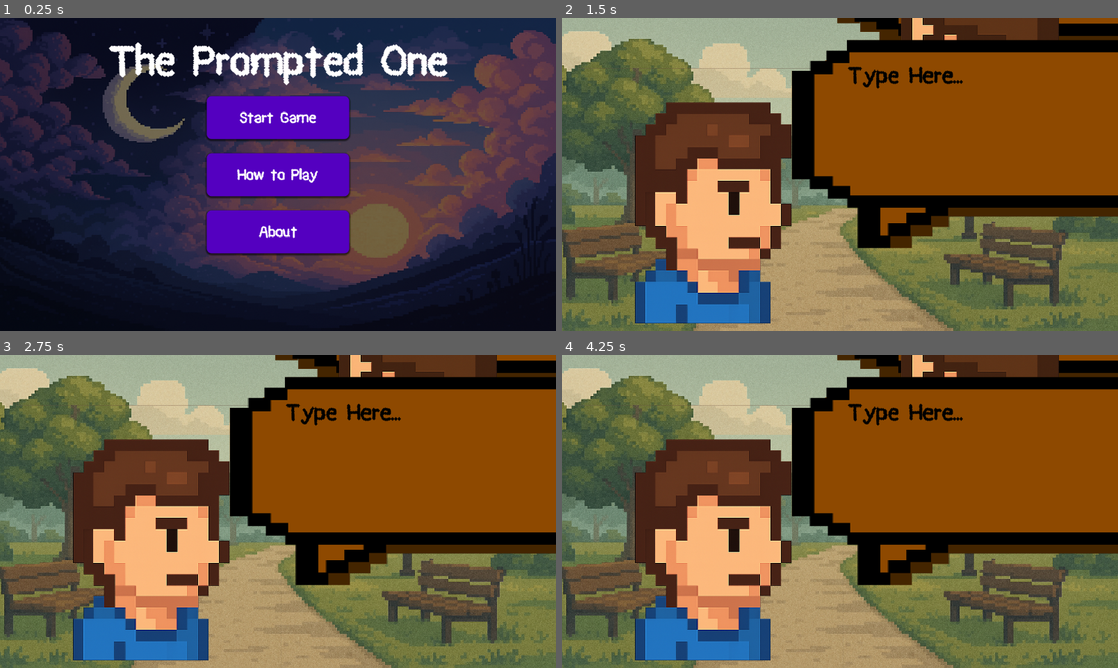
Above: before the commit, frames 1-4 (two rows, left to right).
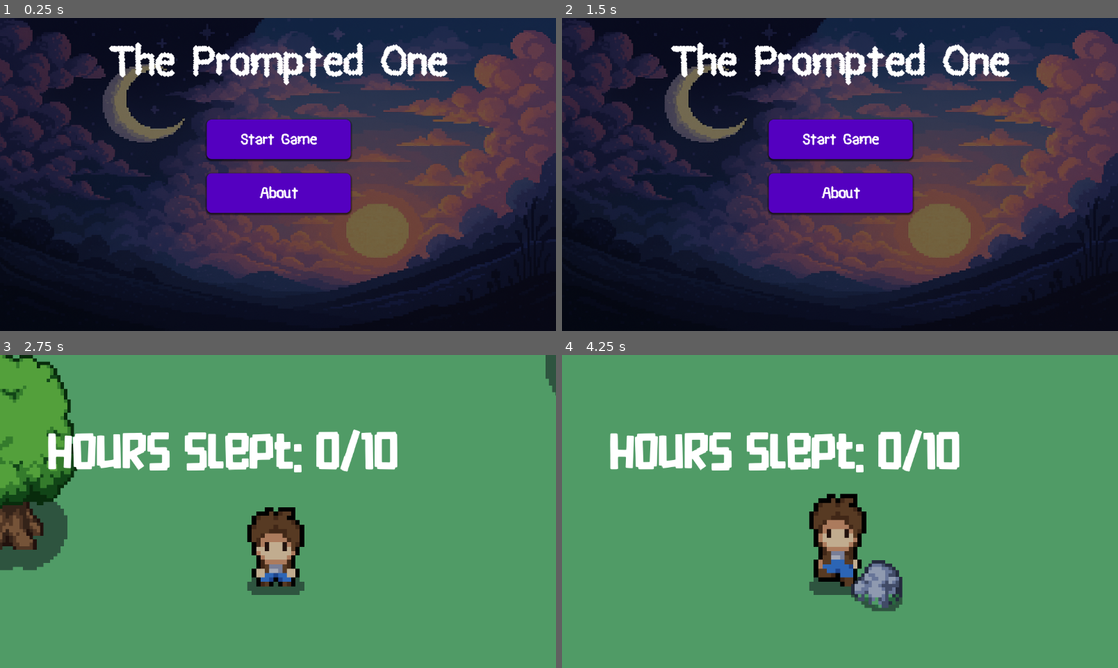
Above: after the commit, the same moments.

Repository: lucas-tremaroli/nordic-gamejam
Game: Godot game, scene res://scenes/main_menu.tscn
Same seed, same stepped clock (60 frames per second), same inputs: the game is played once before the commit and once after it.
Inputs (mouse positions are in pixels of both pictures, inside the frame that each line leads up to):
- Up to frame 1 (0.25 s): no input
- Up to frame 2 (1.5 s): click (840, 174) at 0.5 s, where only the run before the commit has a clickable "How to Play"; click (862, 249) at 1.25 s, where only the run after the commit has a clickable "Back"
- Up to frame 3 (2.75 s): click (278, 477) at 2 s, where only the run after the commit has a clickable "Start Game"
- Up to frame 4 (4.25 s): hold Right (ui_right) 2.78-3.53 s; tap E (Attack) at 2.85, 3.6 s; hold Down (ui_down) from 3.53 s (still down)

The runs differ from the first frame. In frame 1, 9.8% of the frame differs, in the area x 37-64%, y 24-76%; in frame 2, 99%; in frame 3, 100%; in frame 4, 100%, in the area x 0-100%, y 0-100%.

Commit message:
remove how to play

Diff:
--- a/scenes/main_menu.tscn
+++ b/scenes/main_menu.tscn
@@ -64,9 +64,9 @@
 anchor_right = 0.5
 anchor_bottom = 0.5
 offset_left = -146.0
-offset_top = -161.0
-offset_right = 146.0
-offset_bottom = 161.0
+offset_top = -113.0
+offset_right = 149.0
+offset_bottom = 78.0
 grow_horizontal = 2
 grow_vertical = 2
 theme_override_constants/separation = 29
@@ -84,20 +84,6 @@
 theme_override_styles/pressed = SubResource("StyleBoxFlat_fu7sn")
 theme_override_styles/normal = SubResource("StyleBoxFlat_rhts7")
 text = "Start Game"
-
-[node name="Button2" type="Button" parent="VBoxContainer"]
-layout_mode = 2
-size_flags_vertical = 3
-theme_override_colors/font_hover_color = Color(0, 0, 0, 1)
-theme_override_colors/font_color = Color(1, 1, 1, 1)
-theme_override_colors/font_focus_color = Color(0, 0, 0, 1)
-theme_override_fonts/font = ExtResource("2_bqqt6")
-theme_override_font_sizes/font_size = 33
-theme_override_styles/focus = SubResource("StyleBoxEmpty_7vrkn")
-theme_override_styles/hover = SubResource("StyleBoxFlat_7vrkn")
-theme_override_styles/pressed = SubResource("StyleBoxFlat_fu7sn")
-theme_override_styles/normal = SubResource("StyleBoxFlat_rhts7")
-text = "How to Play"
 
 [node name="Button3" type="Button" parent="VBoxContainer"]
 layout_mode = 2
@@ -138,5 +124,4 @@
 volume_db = -5.0
 
 [connection signal="pressed" from="VBoxContainer/Button" to="." method="_on_start_pressed"]
-[connection signal="pressed" from="VBoxContainer/Button2" to="." method="_on_how_to_play_pressed"]
 [connection signal="pressed" from="VBoxContainer/Button3" to="." method="_on_about_pressed"]
